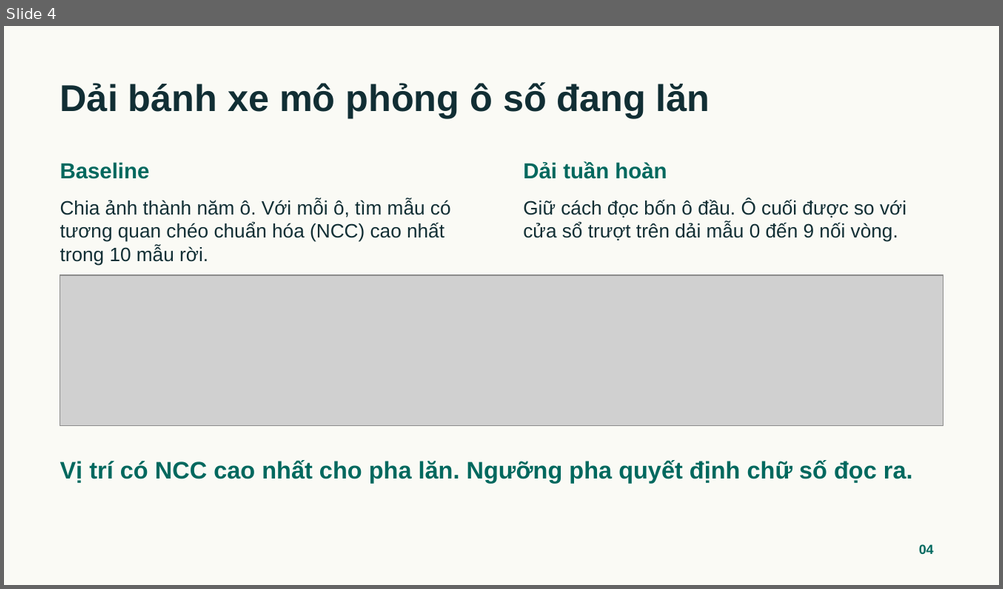
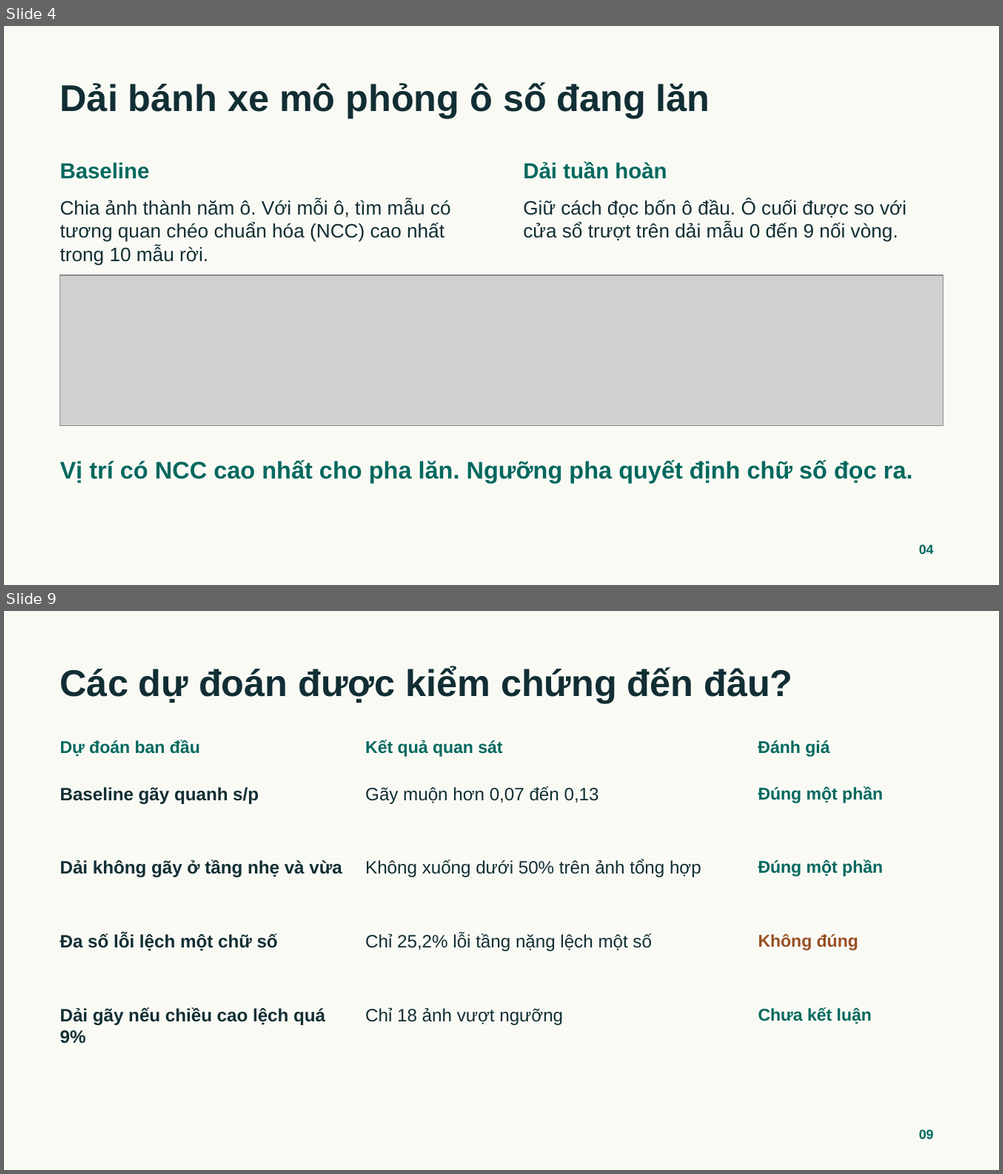
Before and after one commit to qivarnq3g/cv-water-meter-reading, a slide deck: report/Doc-chi-so-dong-ho-nuoc-Suon-thuyet-trinh.pptx. Shown one above the other, each under a label of ours: slide 4 before the commit, slides 4 and 9 after it; the slides between them are not shown. The pictures are 1003x589 and 1003x1174 pixels, drawn with LibreOffice and Linux fonts; fonts in the diff are those of the drawing; grey boxes stand for pictures. Boxes give left, top, right and bottom in pixels: in the first picture for what was removed or moved away, otherwise in the second. Text is boxed around its words. In the diff, an @@ line names an element or a change of style, - is before the commit and + after.

```diff
--- a/report/Doc-chi-so-dong-ho-nuoc-Suon-thuyet-trinh.pptx
+++ b/report/Doc-chi-so-dong-ho-nuoc-Suon-thuyet-trinh.pptx
@@ slide 9 added at (x1=4, y1=611, x2=999, y2=1170), background #FAFAF5 @@
@@ text added at (x1=60, y1=667, x2=792, y2=703), 36 pt, text #112E34, bold @@
+Các dự đoán được kiểm chứng đến đâu?
@@ text added at (x1=60, y1=740, x2=200, y2=756), 16.5 pt, text #00685E, bold @@
+Dự đoán ban đầu
@@ text added at (x1=365, y1=740, x2=502, y2=757), 16.5 pt, text #00685E, bold @@
+Kết quả quan sát
@@ text added at (x1=757, y1=741, x2=829, y2=757), 16.5 pt, text #00685E, bold @@
+Đánh giá
@@ text added at (x1=60, y1=787, x2=259, y2=804), 17.2 pt, text #112E34, bold @@
+Baseline gãy quanh s/p
@@ text added at (x1=365, y1=786, x2=599, y2=804), 17.2 pt, text #112E34 @@
+Gãy muộn hơn 0,07 đến 0,13
@@ text added at (x1=758, y1=786, x2=882, y2=803), 16.5 pt, text #00685E, bold @@
+Đúng một phần
@@ text added at (x1=60, y1=860, x2=341, y2=877), 17.2 pt, text #112E34, bold @@
+Dải không gãy ở tầng nhẹ và vừa
@@ text added at (x1=365, y1=860, x2=701, y2=877), 17.2 pt, text #112E34 @@
+Không xuống dưới 50% trên ảnh tổng hợp
@@ text added at (x1=758, y1=860, x2=882, y2=877), 16.5 pt, text #00685E, bold @@
+Đúng một phần
@@ text added at (x1=60, y1=934, x2=278, y2=951), 17.2 pt, text #112E34, bold @@
+Đa số lỗi lệch một chữ số
@@ text added at (x1=365, y1=934, x2=652, y2=951), 17.2 pt, text #112E34 @@
+Chỉ 25,2% lỗi tầng nặng lệch một số
@@ text added at (x1=758, y1=934, x2=858, y2=951), 16.5 pt, text #985023, bold @@
+Không đúng
@@ text added at (x1=60, y1=1008, x2=325, y2=1044), 17.2 pt, text #112E34, bold @@
+Dải gãy nếu chiều cao lệch quá 9%
@@ text added at (x1=365, y1=1008, x2=563, y2=1025), 17.2 pt, text #112E34 @@
+Chỉ 18 ảnh vượt ngưỡng
@@ text added at (x1=758, y1=1008, x2=871, y2=1024), 16.5 pt, text #00685E, bold @@
+Chưa kết luận
@@ text added at (x1=919, y1=1130, x2=933, y2=1139), 12.8 pt, text #00685E, bold @@
+09
```
Also in this commit, not shown: 5 slides changed, 5 other slides added, 2 slides removed.
